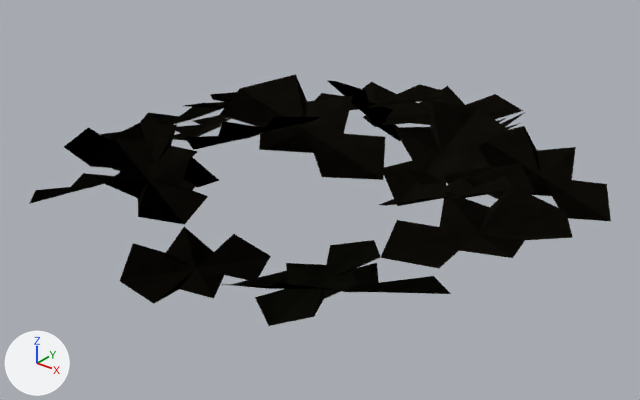
A saved change to the glTF model dream/animations/ground/stone/leaf_heap_02.glb.
The view is the same before and after, from a 50 mm lens placed at (0.708, -0.874, 0.532), pointed at (0.025, -0.02, 0.003). Arrows for +X, +Y and +Z are at lower left; the lights stay in place. The first picture is the older version. Vertices at exactly the same position are counted once.

The scene before the commit, as lines of its bpy script (objects in view):
```python
mat_ground_baked = bpy.data.materials.new('ground.baked')
mat_ground_baked.use_nodes = True; mat_ground_baked.node_tree.nodes.clear()
_N = mat_ground_baked.node_tree.nodes; _L = mat_ground_baked.node_tree.links
n0 = _N.new('ShaderNodeBsdfPrincipled'); n0.name = 'Principled BSDF'
n0.inputs[2].default_value = 0.9  # 'Roughness'
n1 = _N.new('ShaderNodeOutputMaterial'); n1.name = 'Material Output'
n2 = _N.new('ShaderNodeMix'); n2.name = 'Mix'
n2.data_type = 'RGBA'
n2.blend_type = 'MULTIPLY'
n2.inputs[0].default_value = 1.0  # 'Factor'
n2.inputs[7].default_value = (0.14, 0.14, 0.14, 1.0)  # 'B', dark grey #696969
n3 = _N.new('ShaderNodeTexImage'); n3.name = 'Image Texture'
n3.image = img_image_0
_L.new(n0.outputs[0], n1.inputs[0])  # 'BSDF' to 'Surface'
_L.new(n2.outputs[2], n0.inputs[0])  # 'Result' to 'Base Color'
_L.new(n3.outputs[0], n2.inputs[6])  # 'Color' to 'A'
me_leaf_heap_02 = bpy.data.meshes.new('leaf_heap_02')
me_leaf_heap_02.from_pydata(...)  # 286 vertices, 264 faces; spans x -0.379..0.379, y -0.372..0.372, z 0.0..0.136
me_leaf_heap_02.materials.append(mat_ground_baked)
ob_leaf_heap_02 = bpy.data.objects.new('leaf_heap_02', me_leaf_heap_02)
ob_leaf_heap_02.location = (0.0, 0.0, 0.0)
```
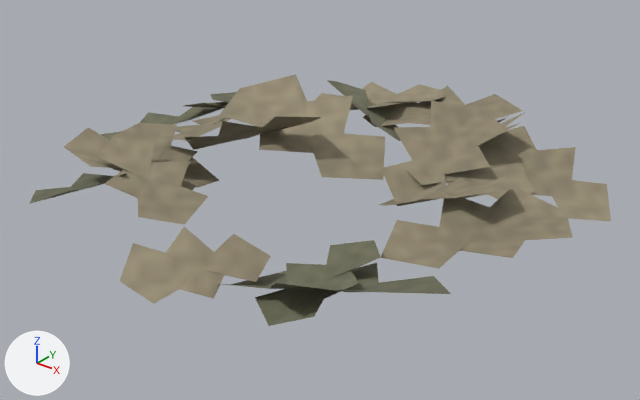
Where the change shows, as pixel boxes [x1, y1, x2, y2] in the pictures (640 x 400 px):
'leaf_heap_02', surface changed, shading changed (lighter): [29, 74, 611, 326] in both

Edits to the bpy script that builds the scene:
```text
Change mat_ground_baked:
    where n2 = _N.new('ShaderNodeMix'); n2.name = 'Mix'
    n2.inputs[7].default_value: (0.14, 0.14, 0.14, 1.0) -> (0.355, 0.355, 0.355, 1.0)  # 'B', dark grey #696969 -> 'B', grey #a1a1a1
Change me_leaf_heap_02:
    where me_leaf_heap_02.from_pydata(...)  # 286 vertices, 264 faces; spans x -0.379..0.379, y -0.372..0.372, z 0.0..0.136
    used by ob_leaf_heap_02; location = (0.0, 0.0, 0.0)
    me_leaf_heap_02 part 1: its shading normals changed
```
